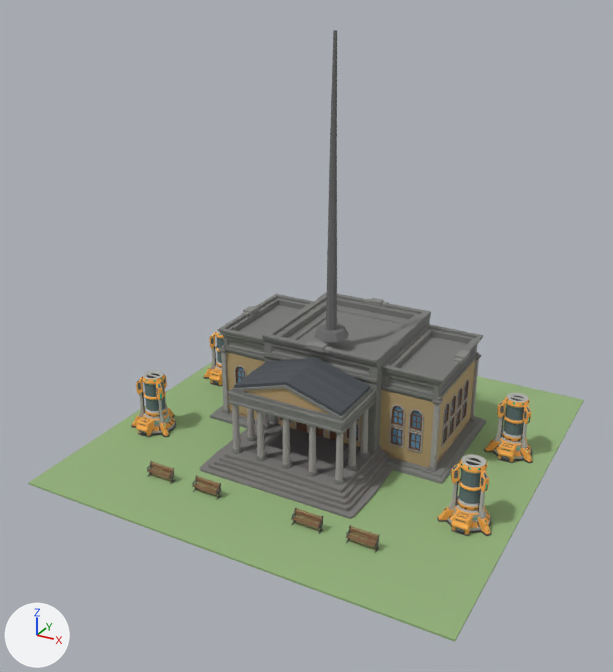
The glTF model packages/client/public/assets/models/buildings/gala-hall.glb as it was, and as the next commit left it.
Rendered twice from a camera (50 mm lens) standing at (26.3, -51.6, 34.2) and looking at (-0.5, -2.9, 9.8). Lighting does not change. The marker at lower left points along +X, +Y and +Z. The first picture is the older version. Vertices at exactly the same position are counted once.

Objects in the first picture: 'Bench_0', 'Bench_1', 'Bench_2', 'Bench_3', 'GalaHall_Main', 'GalaHall_Spire', 'Ground', 'Tower_0', 'Tower_1', 'Tower_2', 'Tower_3'.
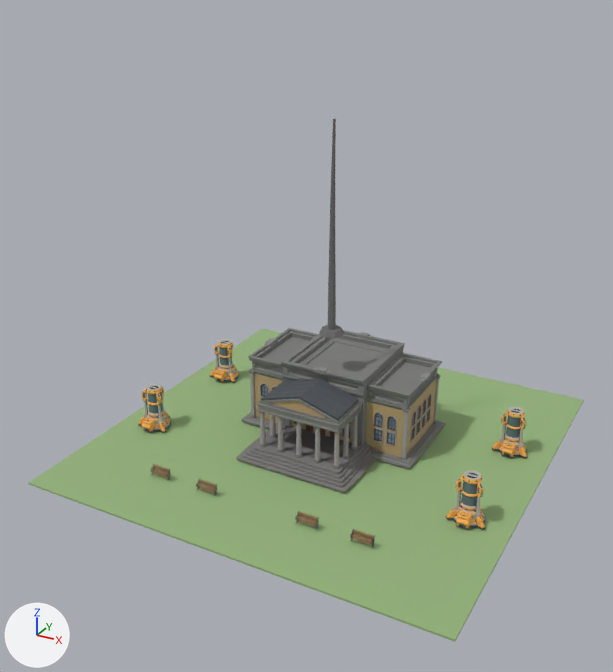
What differs and where, as boxes [x1, y1, x2, y2] in the pictures (613 x 672 px):
'GalaHall_Main', moved, rescaled (27% narrower, 27% shorter)
    before: [200, 292, 486, 519]
    after: [236, 328, 445, 493]
'Tower_1', moved, rescaled (27% narrower, 27% shorter)
    before: [437, 454, 491, 536]
    after: [446, 470, 485, 530]
'GalaHall_Spire', moved, rescaled (26% narrower, 30% shorter)
    before: [314, 30, 348, 342]
    after: [319, 119, 344, 338]
'Tower_3', moved, rescaled (28% narrower, 27% shorter)
    before: [484, 393, 533, 463]
    after: [492, 407, 527, 458]
'Tower_0', moved, rescaled (26% narrower, 26% shorter)
    before: [131, 371, 176, 438]
    after: [138, 384, 171, 433]
'Tower_2', moved, rescaled
    before: [203, 328, 224, 386]
    after: [210, 339, 239, 382]
'Bench_3', rescaled (26% narrower, 28% shorter)
    before: [346, 525, 380, 553]
    after: [350, 529, 375, 549]
'Bench_2', rescaled (26% narrower, 29% shorter)
    before: [291, 507, 324, 534]
    after: [295, 511, 319, 530]
'Bench_1', rescaled (26% narrower, 27% shorter)
    before: [192, 475, 222, 500]
    after: [196, 478, 218, 496]
'Bench_0', rescaled (24% narrower, 28% shorter)
    before: [147, 460, 175, 484]
    after: [150, 464, 171, 481]

The change, as a list of edits to the scene's bpy script:
```text
Change me_mesh:
    remove me_mesh.from_pydata(...)  # 6496 vertices, 12604 faces; spans x -10.0..10.0, y -8.8..8.8, z 0.0..8.7
    add me_mesh.from_pydata(...)  # 6496 vertices, 12604 faces; spans x -7.3..7.3, y -6.5..6.5, z 0.2..6.5
    me_mesh part 1: the whole mesh is scaled about its middle by 0.732, then moved by (0.0, 0.0, -1.0)
Change me_mesh_001:
    remove me_mesh_001.from_pydata(...)  # 49 vertices, 88 faces; spans x -1.3..1.3, y -1.3..1.3, z 0.0..21.3
    add me_mesh_001.from_pydata(...)  # 49 vertices, 88 faces; spans x -1.0..1.0, y -1.0..1.0, z 8.9..24.5
    me_mesh_001 part 2: the whole mesh is scaled about its middle by 0.732, then moved by (0.0, 0.0, 6.0)
Change me_mesh_004:
    remove me_mesh_004.from_pydata(...)  # 1593 vertices, 3038 faces; spans x -1.86..1.86, y -1.97..2.07, z 0.0..4.56
    add me_mesh_004.from_pydata(...)  # 1593 vertices, 3038 faces; spans x -14.36..-11.64, y -6.49..-3.53, z 0.15..3.49
    me_mesh_004 part 3: the whole mesh is scaled about its middle by 0.732, then moved by (-13.0, -5.06, -0.46)
Change me_mesh_005:
    remove me_mesh_005.from_pydata(...)  # 1593 vertices, 3038 faces; spans x -1.86..1.86, y -1.97..2.07, z 0.0..4.56
    add me_mesh_005.from_pydata(...)  # 1593 vertices, 3038 faces; spans x 11.64..14.36, y -6.49..-3.53, z 0.15..3.49
    me_mesh_005 part 4: the whole mesh is scaled about its middle by 0.732, then moved by (13.0, -5.06, -0.46)
Change me_mesh_009:
    remove me_mesh_009.from_pydata(...)  # 1593 vertices, 3038 faces; spans x -1.86..1.86, y -1.97..2.07, z 0.0..4.56
    add me_mesh_009.from_pydata(...)  # 1593 vertices, 3038 faces; spans x -14.36..-11.64, y 3.51..6.47, z 0.15..3.49
    me_mesh_009 part 5: the whole mesh is scaled about its middle by 0.732, then moved by (-13.0, 4.94, -0.46)
Change me_mesh_011:
    remove me_mesh_011.from_pydata(...)  # 1593 vertices, 3038 faces; spans x -1.86..1.86, y -1.97..2.07, z 0.0..4.56
    add me_mesh_011.from_pydata(...)  # 1593 vertices, 3038 faces; spans x 11.64..14.36, y 3.51..6.47, z 0.15..3.49
    me_mesh_011 part 6: the whole mesh is scaled about its middle by 0.732, then moved by (13.0, 4.94, -0.46)
Change me_mesh_014:
    remove me_mesh_014.from_pydata(...)  # 314 vertices, 552 faces; spans x -0.99..1.09, y -0.31..0.31, z 0.0..1.05
    add me_mesh_014.from_pydata(...)  # 314 vertices, 552 faces; spans x -8.77..-7.25, y -11.23..-10.77, z 0.15..0.92
    me_mesh_014 part 7: the whole mesh is scaled about its middle by 0.732, then moved by (-8.06, -11.0, 0.01)
Change me_mesh_015:
    remove me_mesh_015.from_pydata(...)  # 314 vertices, 552 faces; spans x -0.99..1.09, y -0.31..0.31, z 0.0..1.05
    add me_mesh_015.from_pydata(...)  # 314 vertices, 552 faces; spans x -4.77..-3.25, y -11.23..-10.77, z 0.15..0.92
    me_mesh_015 part 8: the whole mesh is scaled about its middle by 0.732, then moved by (-4.06, -11.0, 0.01)
Change me_mesh_016:
    remove me_mesh_016.from_pydata(...)  # 314 vertices, 552 faces; spans x -0.99..1.09, y -0.31..0.31, z 0.0..1.05
    add me_mesh_016.from_pydata(...)  # 314 vertices, 552 faces; spans x 3.23..4.75, y -11.23..-10.77, z 0.15..0.92
    me_mesh_016 part 9: the whole mesh is scaled about its middle by 0.732, then moved by (3.94, -11.0, 0.01)
Change me_mesh_017:
    remove me_mesh_017.from_pydata(...)  # 314 vertices, 552 faces; spans x -0.99..1.09, y -0.31..0.31, z 0.0..1.05
    add me_mesh_017.from_pydata(...)  # 314 vertices, 552 faces; spans x 7.23..8.75, y -11.23..-10.77, z 0.15..0.92
    me_mesh_017 part 10: the whole mesh is scaled about its middle by 0.732, then moved by (7.94, -11.0, 0.01)
Change ob_galahall_spire:
    ob_galahall_spire.location: (0.0, 0.0, 8.9) -> (0.0, 0.0, 0.15)
Change ob_tower_0:
    ob_tower_0.location: (-13.0, -5.05, 0.15) -> (0.0, 0.0, 0.15)
Change ob_tower_1:
    ob_tower_1.location: (13.0, -5.05, 0.15) -> (0.0, 0.0, 0.15)
Change ob_tower_2:
    ob_tower_2.location: (-13.0, 4.95, 0.15) -> (0.0, 0.0, 0.15)
Change ob_tower_3:
    ob_tower_3.location: (13.0, 4.95, 0.15) -> (0.0, 0.0, 0.15)
Change ob_bench_0:
    ob_bench_0.location: (-8.05, -11.0, 0.15) -> (0.0, 0.0, 0.15)
Change ob_bench_1:
    ob_bench_1.location: (-4.05, -11.0, 0.15) -> (0.0, 0.0, 0.15)
Change ob_bench_2:
    ob_bench_2.location: (3.95, -11.0, 0.15) -> (0.0, 0.0, 0.15)
Change ob_bench_3:
    ob_bench_3.location: (7.95, -11.0, 0.15) -> (0.0, 0.0, 0.15)
```
